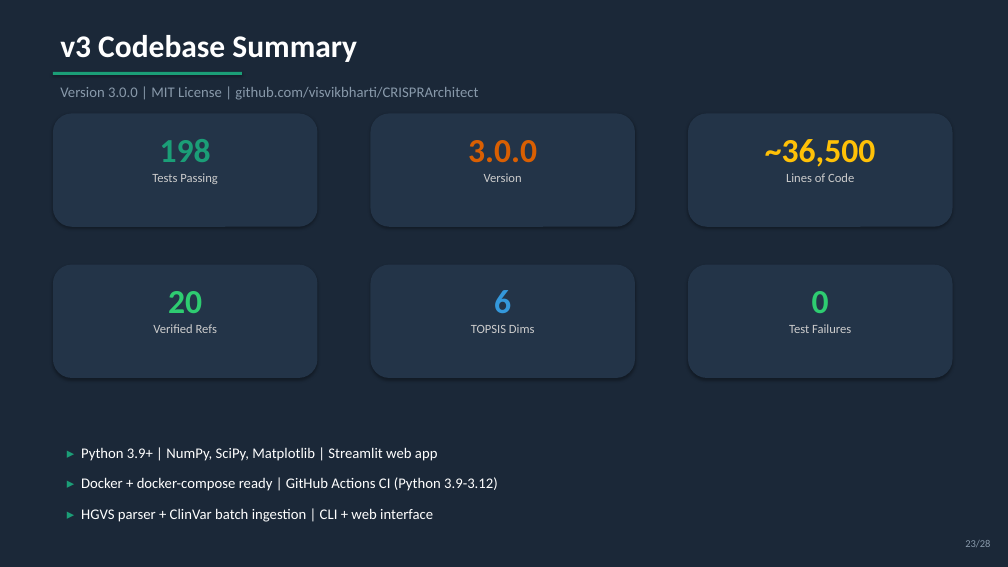
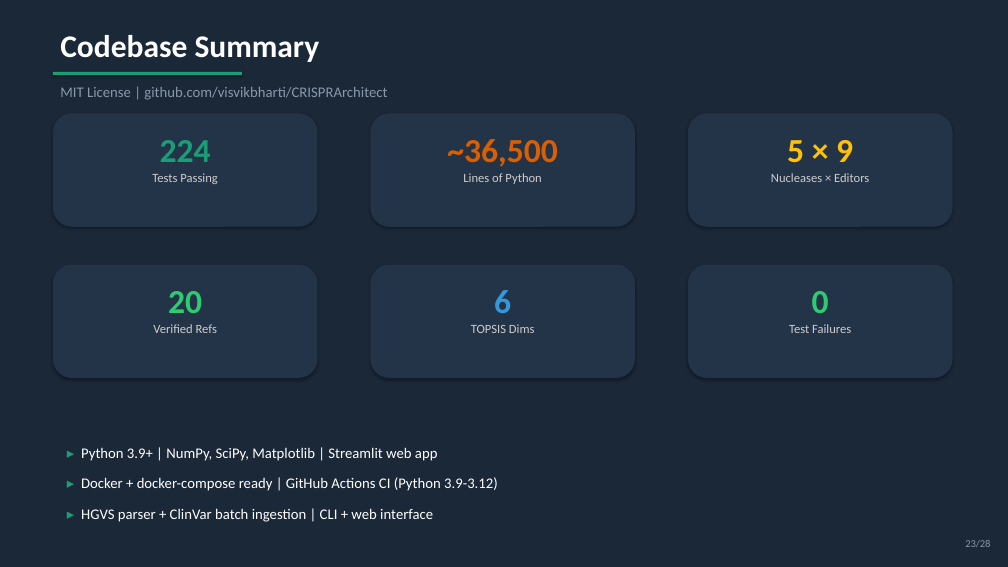
Before and after one commit to visvikbharti/CRISPRArchitect, a slide deck: slide 23 of paper/CRISPRArchitect_v3_LabMeeting.pptx. Drawn at 1008x567 pixels with LibreOffice and Linux fonts; fonts in the diff are those of the drawing. Boxes give left, top, right and bottom in pixels: in the first picture for what was removed or moved away, otherwise in the second. Text is boxed around its words. In the diff, an @@ line names an element or a change of style, - is before the commit and + after.

```diff
--- a/paper/CRISPRArchitect_v3_LabMeeting.pptx
+++ b/paper/CRISPRArchitect_v3_LabMeeting.pptx
@@ text at [60, 35, 320, 62]: text changed @@
-v3 Codebase Summary
+Codebase Summary
@@ text at [60, 87, 387, 100]: text changed @@
-Version 3.0.0 | MIT License | github.com/visvikbharti/CRISPRArchitect
+MIT License | github.com/visvikbharti/CRISPRArchitect
@@ text at [160, 140, 211, 162]: text changed @@
-198
+224
@@ text at [447, 139, 558, 167]: text changed @@
-3.0.0
+~36,500
@@ text at [787, 140, 853, 163]: text changed @@
-~36,500
+5 × 9
@@ text at [463, 173, 541, 184]: text changed @@
-Version
+Lines of Python
@@ text at [771, 173, 869, 182]: text changed @@
-Lines of Code
+Nucleases × Editors
```
Also in this commit, not shown: 11 other slides changed, 19 other files.
